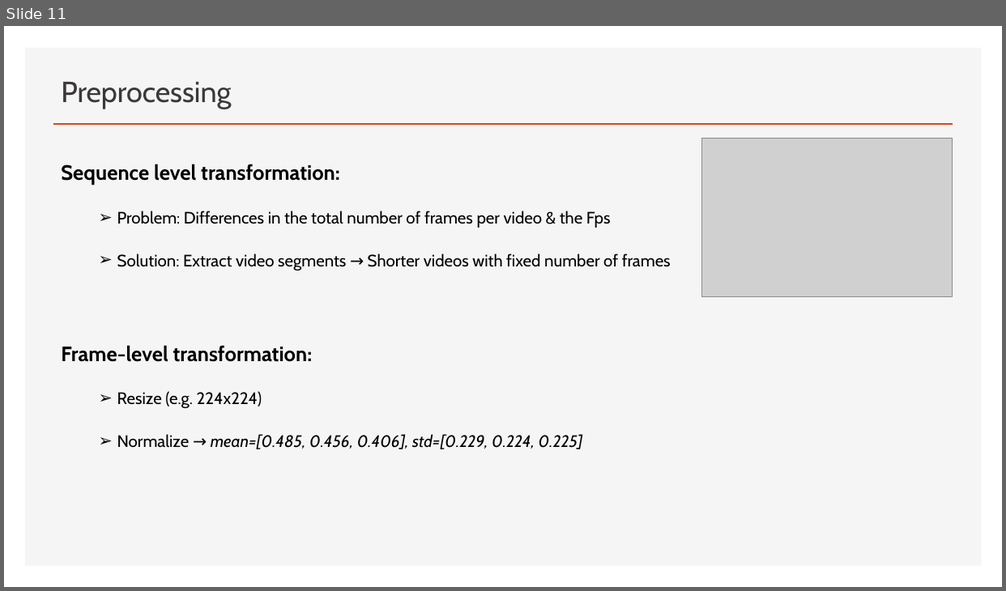
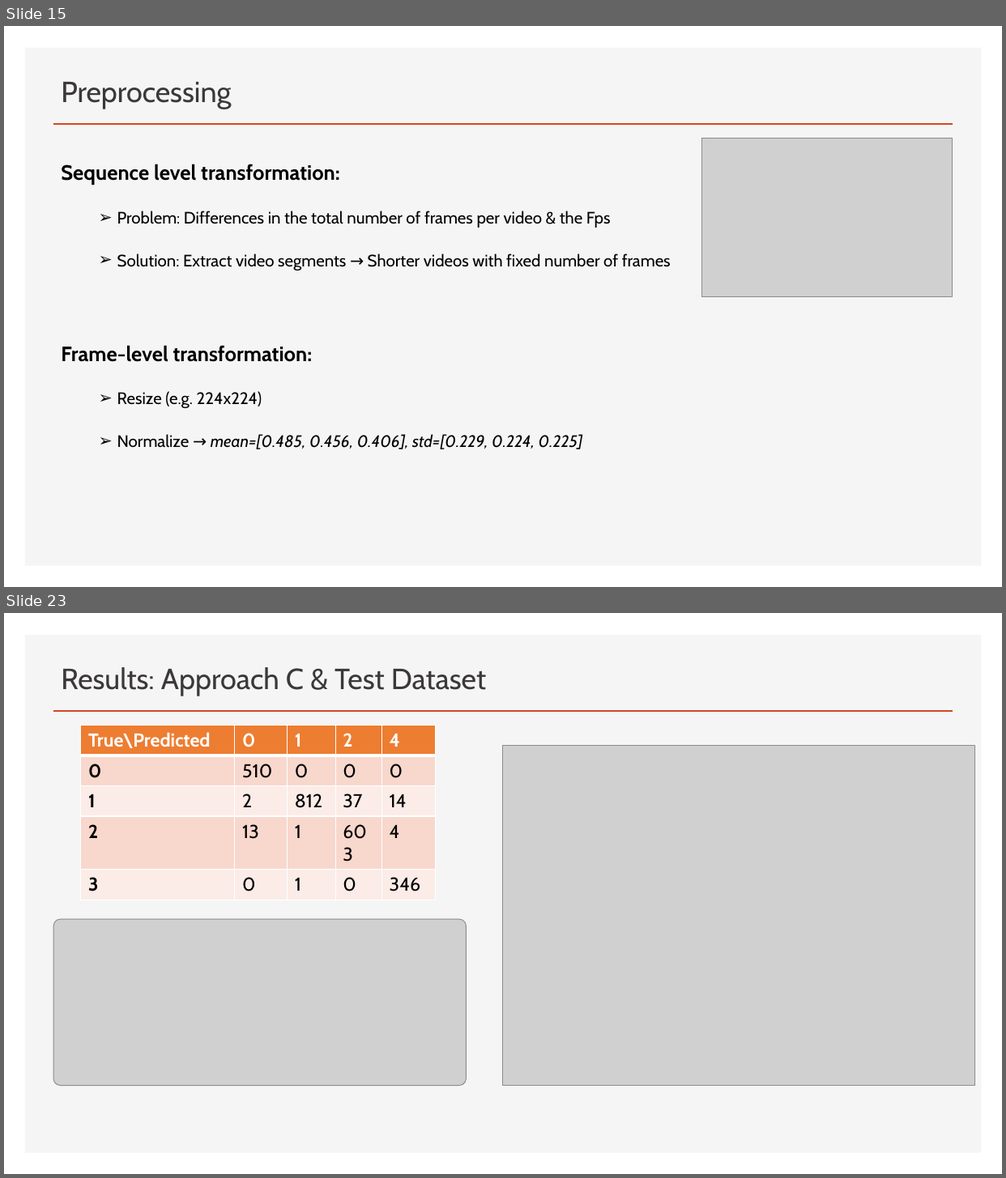
Before and after one commit to gbatsis/actRec, a slide deck: Video Classification using Deep Learning.pptx. Shown one above the other, each under a label of ours: slide 11 before the commit, slides 15 and 23 after it; the slides between them are not shown. The pictures are 1006x591 and 1006x1178 pixels, drawn with LibreOffice and Linux fonts; fonts in the diff are those of the drawing; grey boxes stand for pictures; background and template pictures are left out. Boxes give left, top, right and bottom in pixels: in the first picture for what was removed or moved away, otherwise in the second. Text is boxed around its words. In the diff, an @@ line names an element or a change of style, - is before the commit and + after.

```diff
--- a/Video Classification using Deep Learning.pptx
+++ b/Video Classification using Deep Learning.pptx
@@ slide 23 added at (4,613,1002,1174), background #FFFFFF; not listed: 2 template elements that a slide beside it also shows @@
@@ title added at (61,667,486,696), 28 pt, text #3B3838 @@
+Results: Approach C & Test Dataset
@@ table added at (81,726,435,895), 5 rows, 5 columns @@
+True\Predicted | 0 | 1 | 2 | 4
+0 | 510 | 0 | 0 | 0
+1 | 2 | 812 | 37 | 14
+2 | 13 | 1 | 603 | 4
+3 | 0 | 1 | 0 | 346
@@ picture added at (503,746,975,1085) @@
@@ picture added at (53,919,466,1085) @@
@@ what was slide 11 is now slide 15 @@
```
Also in this commit, not shown: 7 slides changed, 7 other slides added, 2 slides removed.
